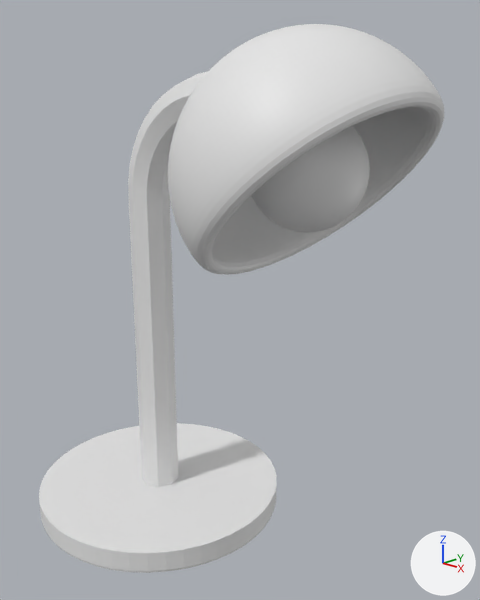
Before and after pictures for a commit that changed the Blender file Models/Main level/Clutter Room/lamp.blend.
Before and after are seen from a camera (50 mm lens) standing at (4.72, -3.76, 3.8) and looking at (0.92, 0.21, 2.15). Arrows for +X, +Y and +Z are at lower right; the lights stay in place.
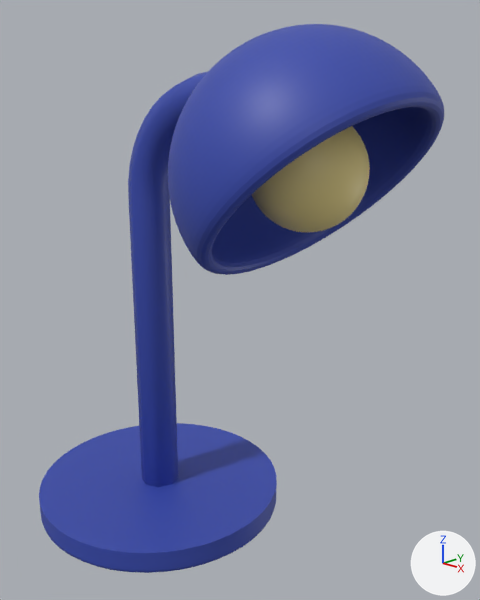
Patch to the scene script:
```diff
--- a/Models/Main level/Clutter Room/lamp.blend.py
+++ b/Models/Main level/Clutter Room/lamp.blend.py
@@ mat_material_001 @@
+mat_material_001 = principled_material('Material.001')
+mat_material_001.base_color = (0.847, 0.708, 0.283)  # yellow #eddb91
@@ mat_blue @@
+mat_blue = principled_material('BLUE')
+mat_blue.base_color = (0.0382, 0.0685, 0.413)  # blue #374aac
@@ me_cylinder @@
 me_cylinder.from_pydata(...)  # 84 vertices, 74 faces; spans x -1.0..1.0, y -1.0..1.0, z -0.09..0.09
+me_cylinder.materials.append(mat_blue)  # blue #374aac
@@ me_cylinder_001 @@
 me_cylinder_001.from_pydata(...)  # 112 vertices, 105 faces; spans x -0.33..2.04, y -0.33..0.33, z -1.12..1.91
+me_cylinder_001.materials.append(mat_blue)  # blue #374aac
@@ me_sphere @@
 me_sphere.from_pydata(...)  # 289 vertices, 288 faces; spans x -1.0..1.0, y -1.0..1.0, z -0.2..1.0
+me_sphere.materials.append(mat_blue)  # blue #374aac
@@ me_sphere_001 @@
 # used by ob_sphere_001; location = (1.798, -0.018, 3.318); rotation_euler = (0.0, 2.299, 0.0), in degrees (0, 132, 0); scale = (0.43, 0.43, 0.43)
-me_sphere_001.from_pydata(...)  # 545 vertices, 544 faces; spans x -1.0..1.0, y -1.0..1.0, z -1.19..1.0
+me_sphere_001.from_pydata(...)  # 8641 vertices, 8576 faces; spans x -0.99..0.99, y -0.99..0.99, z -1.19..1.0
+# me_sphere_001 part 1: 16 vertices moved within x -0.54..0.54, y -0.54..0.54, z 0.83; 444 vertices removed from x -1.0..1.0, y -1.0..1.0, z -1.19..0.98; 8540 vertices added at x -0.99..0.99, y -0.99..0.99, z -1.19..0.99
+me_sphere_001.materials.append(mat_material_001)  # yellow #eddb91
```

Where the change shows, as pixel boxes (x1, y1, x2, y2) in the pictures (480 x 600 px):
'Sphere', recoloured (white to blue)
    both: (168, 24, 444, 275)
'Cylinder', recoloured (white to blue)
    both: (39, 423, 277, 573)
'Cylinder.001', recoloured (grey to blue)
    both: (128, 71, 208, 487)
part 1 of me_sphere_001, built on
    both: (252, 126, 370, 232)
